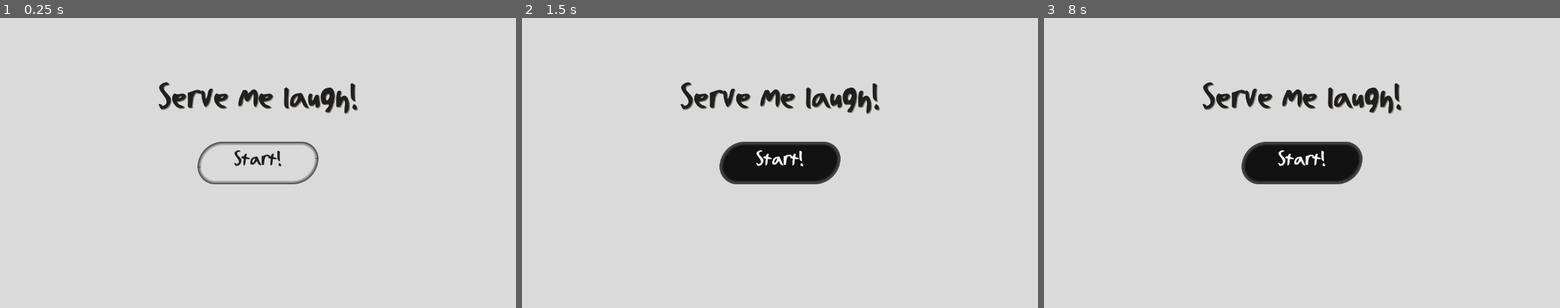
Above: before the commit, frames 1-3 (left to right).
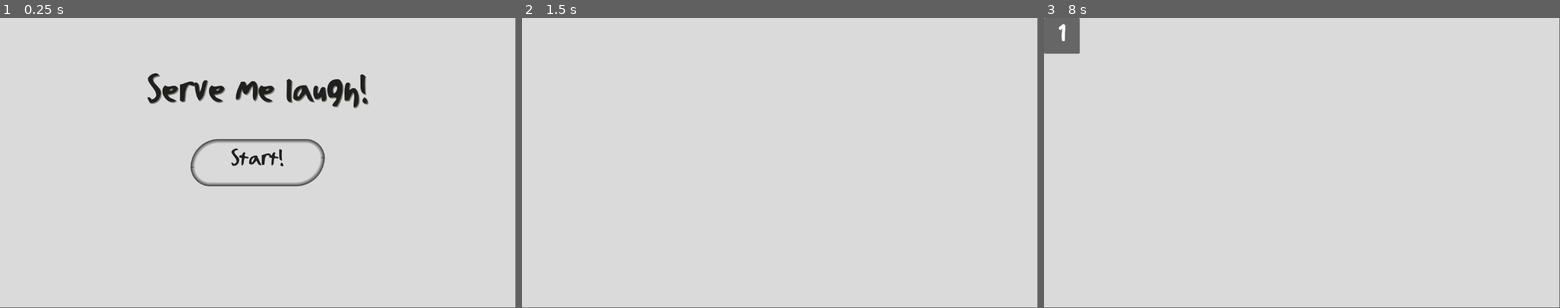
Above: after the commit, the same moments.

Repository: Aestial/GGJ2024-DopeMeLaugh
Game: Godot game, scene res://GameManager.tscn
Same seed, same stepped clock (60 frames per second), same inputs: the game is played once before the commit and once after it.
Inputs (mouse positions are in pixels of both pictures, inside the frame that each line leads up to):
- Up to frame 1 (0.25 s): no input
- Up to frame 2 (1.5 s): click "Start!" at 0.5 s; click (780, 163) at 1.25 s, where only the run before the commit has a clickable "Start!"
- Up to frame 3 (8 s): click (1302, 163) at 2 s, where only the run before the commit has a clickable "Start!"; tap Enter at 2.75, 4.25, 5.75 s; tap Space at 3.5, 5, 6.5 s
In our replay, the window is 800x450 before the commit and 799x449 after it. These sizes can differ from the game's own. Grey fills any space a smaller window leaves; there, only what the larger window draws over its background counts as a difference.

The runs differ from the first frame. In frame 1, 3.8% of the frame differs, in the area x 28-72%, y 18-58%; in frame 2, 4.5%; in frame 3, 5.4%, in the area x 0-70%, y 0-58%.

Commit message:
Update GameManager and Customer

Diff:
--- a/Customer.gd
+++ b/Customer.gd
@@ -1,31 +1,33 @@
 extends Node
 
-@export var slot = -1
-@export var waitTime = 3.0
+@export var minWaitTime = 3.0
+@export var maxWaitTime = 10.0
 
 signal destroyed
 
+var slot = -1
 var is_selected = false
 var is_solved = false
 
 # Called when the node enters the scene tree for the first time.
 func _ready():
-	print("Wait time: " + str(waitTime))
-	var timer = get_node("WaitTimer")
+	var waitTime = randf_range(minWaitTime, maxWaitTime)
+	print("Customer time: " + str(waitTime))
+	var timer = get_node("Timer")
 	timer.start(waitTime)
 
-func _set_slot(slot):
-	slot = slot
+func _set_slot(_slot):
+	slot = _slot
 	$Control/Slot.position = Vector2(0, slot * 80)
+	var userSlot = slot + 1
+	$Control/Slot/Label.text = str(userSlot)
 
 # Called every frame. 'delta' is the elapsed time since the previous frame.
 func _process(delta):
 	pass
 
 func _on_wait_timer_timeout():
-	print("Timer finish")
 	queue_free()
 
 func _on_tree_exited():
-	print("Destroying")
 	emit_signal("destroyed", slot)
--- a/Customer.tscn
+++ b/Customer.tscn
@@ -1,16 +1,14 @@
-[gd_scene load_steps=6 format=3 uid="uid://war8jbxuvlta"]
+[gd_scene load_steps=5 format=3 uid="uid://war8jbxuvlta"]
 
 [ext_resource type="Script" path="res://Customer.gd" id="1_af7xb"]
-[ext_resource type="Theme" uid="uid://dvyjsa2wncv23" path="res://theme/UITheme.tres" id="2_gdy6r"]
-[ext_resource type="Texture2D" uid="uid://bdkxlroeccwn4" path="res://bote.png" id="2_kb40j"]
-[ext_resource type="Script" path="res://Slot.gd" id="3_5s32y"]
-[ext_resource type="Theme" uid="uid://b45eh8qt6frxm" path="res://theme/ScriptTheme.tres" id="3_frxcx"]
+[ext_resource type="Theme" uid="uid://dvyjsa2wncv23" path="res://themes/UITheme.tres" id="2_gdy6r"]
+[ext_resource type="Texture2D" uid="uid://bdkxlroeccwn4" path="res://sprites/bote.png" id="2_kb40j"]
+[ext_resource type="Theme" uid="uid://b45eh8qt6frxm" path="res://themes/ScriptTheme.tres" id="3_frxcx"]
 
 [node name="Customer" type="Node"]
 script = ExtResource("1_af7xb")
-waitTime = 10.0
 
-[node name="WaitTimer" type="Timer" parent="."]
+[node name="Timer" type="Timer" parent="."]
 
 [node name="Control" type="Control" parent="."]
 layout_mode = 3
@@ -25,7 +23,6 @@
 offset_right = 80.0
 offset_bottom = 80.0
 theme = ExtResource("2_gdy6r")
-script = ExtResource("3_5s32y")
 
 [node name="Label" type="Label" parent="Control/Slot"]
 layout_mode = 1
@@ -40,6 +37,7 @@
 vertical_alignment = 1
 
 [node name="Panel" type="Panel" parent="Control"]
+visible = false
 layout_mode = 0
 offset_left = 150.0
 offset_top = 200.0
@@ -63,6 +61,7 @@
 10 N"
 
 [node name="TextureRect" type="TextureRect" parent="Control"]
+visible = false
 layout_mode = 0
 offset_left = 700.0
 offset_top = 250.0
@@ -71,4 +70,4 @@
 texture = ExtResource("2_kb40j")
 
 [connection signal="tree_exited" from="." to="." method="_on_tree_exited"]
-[connection signal="timeout" from="WaitTimer" to="." method="_on_wait_timer_timeout"]
+[connection signal="timeout" from="Timer" to="." method="_on_wait_timer_timeout"]
--- a/GameManager.gd
+++ b/GameManager.gd
@@ -1,8 +1,8 @@
 extends Node
 
 @export var numSlots = 4
-@export var minSpawnTime = 7
-@export var maxSpawnTime = 12
+@export var minSpawnTime = 3
+@export var maxSpawnTime = 10
 
 var customerScene = load("res://Customer.tscn")
 
@@ -18,19 +18,38 @@
 func _ready():
 	randomize()
 	createSlots()
-	printSlots()
 	availableSlots = slots.size()
+
+func createSlots():
+	for i in range(numSlots):
+		var newSlot = Slot.new()
+		newSlot.index = i + 1
+		slots.append(newSlot)
+
+func _on_start_button_pressed():
+	$Control.visible = false
 	_set_timer()
+
+func _on_timer_timeout():
+	if (availableSlots > 0):
+		var slot = getAvailableSlot()
+		createCustomer(slot)
+		_set_timer()
+
+func _set_timer():
+	var spawnTime = randf_range(minSpawnTime, maxSpawnTime)
+	print("Spawn time: " + str(spawnTime))
+	var timer = get_node("Timer")
+	timer.start(spawnTime)
 
 func createCustomer(slot):
 	var newCustomer = customerScene.instantiate()
+	newCustomer._set_slot(slot)
+	newCustomer.destroyed.connect(_clear_slot)
 	add_child(newCustomer)
-	newCustomer._set_slot(slot)
-	newCustomer.destroyed.connect(_on_slot_cleared)
 	slots[slot].is_used = true
 
-func _on_slot_cleared(slot):
-	print("Slot cleared" + str(slot))
+func _clear_slot(slot):
 	slots[slot].is_used = false
 
 func getAvailableSlot():
@@ -39,27 +58,3 @@
 			return i
 	availableSlots = 0
 	return -1
-
-func createSlots():
-	for i in range(numSlots):
-		var newSlot = Slot.new()
-		newSlot.index = i + 1
-		slots.append(newSlot)
-
-func printSlots():
-	for i in range(slots.size()):
-		print(slots[i].index)
-
-
-func _on_timer_timeout():
-	if (availableSlots > 0):
-		var slot = getAvailableSlot()
-		print("Available slot: " + str(slot))
-		createCustomer(slot)
-		_set_timer()
-
-func _set_timer():
-	var spawnTime = randf_range(minSpawnTime, maxSpawnTime)
-	print("Wait time: " + str(spawnTime))
-	var timer = get_node("Timer")
-	timer.start(spawnTime)
--- a/GameManager.tscn
+++ b/GameManager.tscn
@@ -1,7 +1,14 @@
-[gd_scene load_steps=3 format=3 uid="uid://cxw1ubu0754eo"]
+[gd_scene load_steps=5 format=3 uid="uid://cxw1ubu0754eo"]
 
 [ext_resource type="Script" path="res://GameManager.gd" id="1_c2qwo"]
-[ext_resource type="Theme" uid="uid://c0rx5pkmn4v4y" path="res://theme/MainTheme.tres" id="2_wxehv"]
+[ext_resource type="Theme" uid="uid://c0rx5pkmn4v4y" path="res://themes/MainTheme.tres" id="2_wxehv"]
+
+[sub_resource type="InputEventKey" id="InputEventKey_8cdky"]
+device = -1
+keycode = 4194309
+
+[sub_resource type="Shortcut" id="Shortcut_o8cbr"]
+events = [SubResource("InputEventKey_8cdky")]
 
 [node name="GameManager" type="Node"]
 script = ExtResource("1_c2qwo")
@@ -17,7 +24,7 @@
 grow_vertical = 2
 theme = ExtResource("2_wxehv")
 
-[node name="Label" type="Label" parent="Control"]
+[node name="TitleLabel" type="Label" parent="Control"]
 layout_mode = 1
 anchors_preset = 14
 anchor_top = 0.5
@@ -33,7 +40,7 @@
 horizontal_alignment = 1
 vertical_alignment = 1
 
-[node name="Button" type="Button" parent="Control"]
+[node name="StartButton" type="Button" parent="Control"]
 layout_mode = 1
 anchors_preset = 8
 anchor_left = 0.5
@@ -46,6 +53,8 @@
 offset_bottom = 47.0
 grow_horizontal = 2
 grow_vertical = 2
+shortcut = SubResource("Shortcut_o8cbr")
 text = "Start!"
 
 [connection signal="timeout" from="Timer" to="." method="_on_timer_timeout"]
+[connection signal="pressed" from="Control/StartButton" to="." method="_on_start_button_pressed"]
--- a/Slot.gd
+++ /dev/null
@@ -1,13 +0,0 @@
-extends Panel
-
-func _set_slot(slot):
-	position = Vector2(0, slot * 80)
-
-# Called when the node enters the scene tree for the first time.
-func _ready():
-	pass # Replace with function body.
-
-
-# Called every frame. 'delta' is the elapsed time since the previous frame.
-func _process(delta):
-	pass
--- a/project.godot
+++ b/project.godot
@@ -15,11 +15,6 @@
 config/features=PackedStringArray("4.2")
 config/icon="res://icon.png"
 
-[display]
-
-window/size/viewport_width=1280
-window/size/viewport_height=720
-
 [rendering]
 
 environment/defaults/default_clear_color=Color(0.854902, 0.854902, 0.854902, 1)
